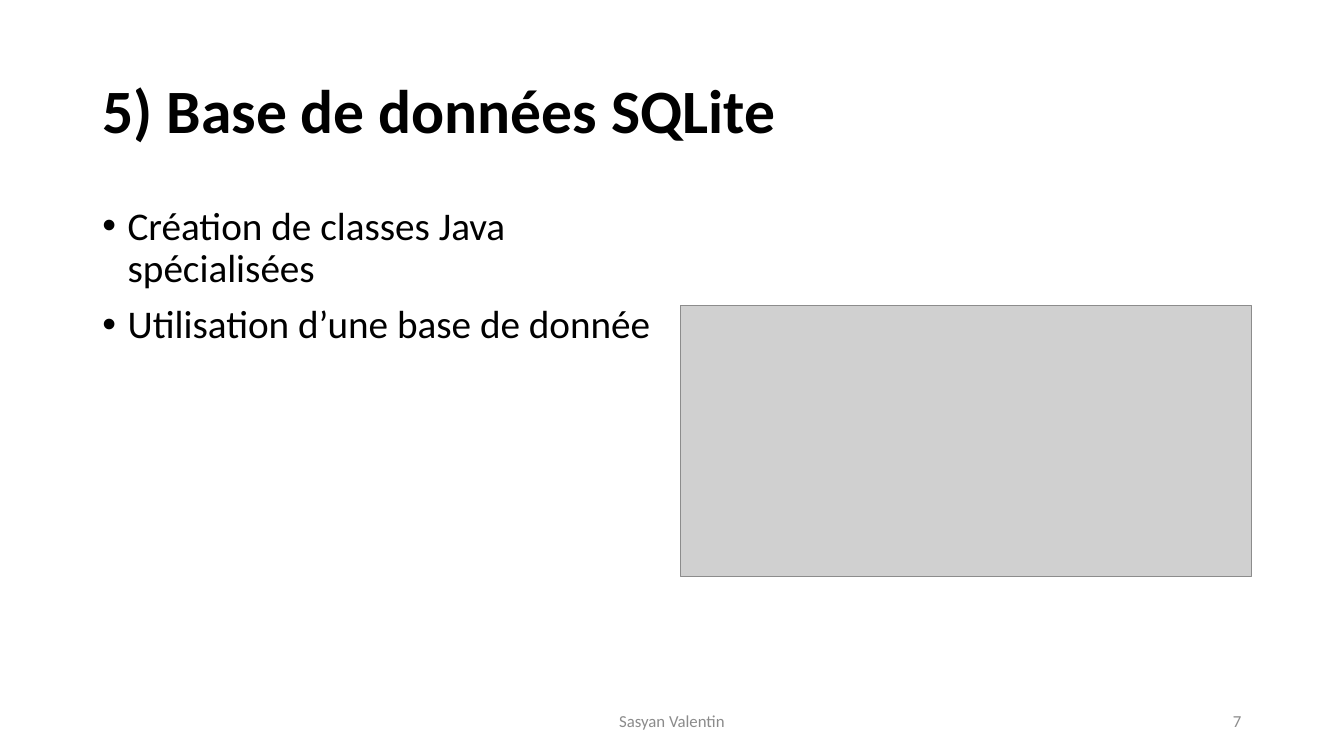
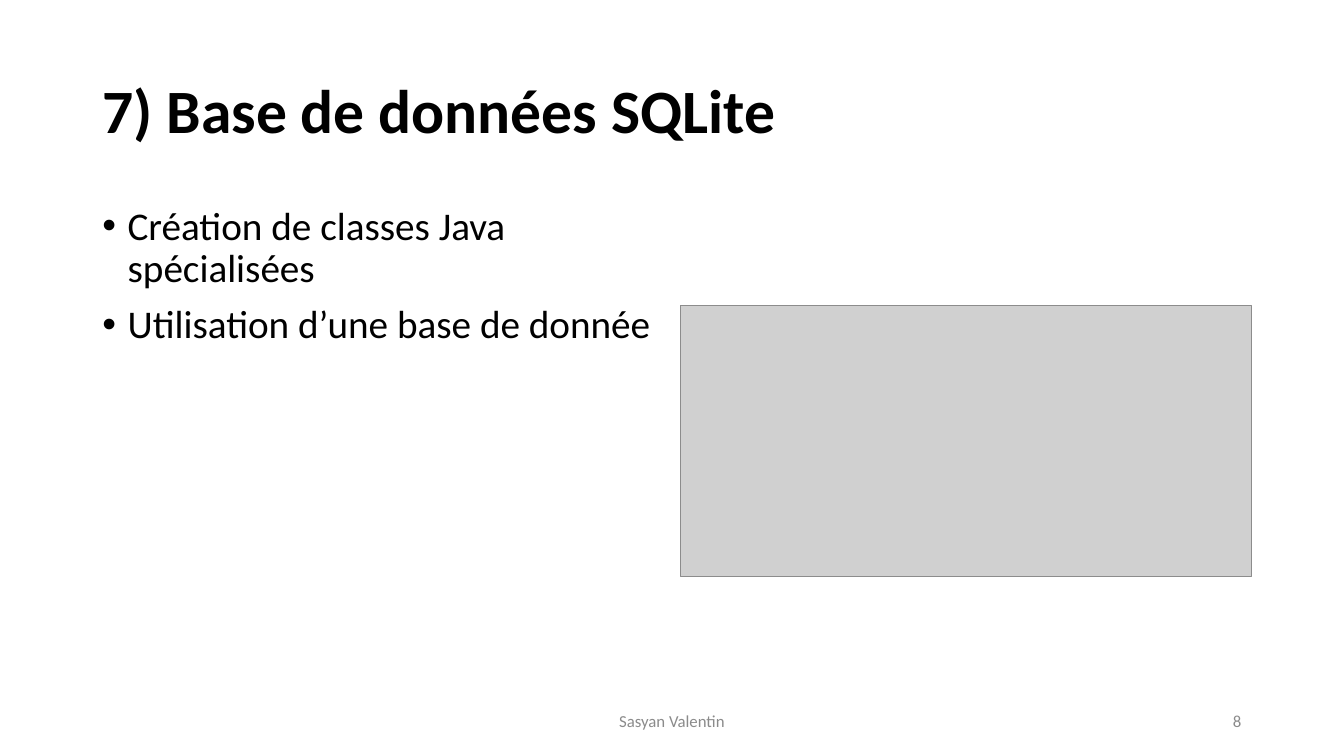
Before and after one commit to VSasyan/AndroidENSG, a slide deck: slide 8 of plan_du_cours.pptx (slide 7 before the commit). Drawn at 1344x756 pixels with LibreOffice and Linux fonts; fonts in the diff are those of the drawing; grey boxes stand for pictures. Boxes give left, top, right and bottom in pixels: in the first picture for what was removed or moved away, otherwise in the second. Text is boxed around its words. In the diff, an @@ line names an element or a change of style, - is before the commit and + after.

```diff
--- a/plan_du_cours.pptx
+++ b/plan_du_cours.pptx
@@ title at [102, 87, 775, 142]: text changed @@
-5) Base de données SQLite
+7) Base de données SQLite
@@ page number at [1233, 715, 1241, 727]: text changed @@
-7
+8
```
Also in this commit, not shown: 6 other slides changed, 31 other files.
